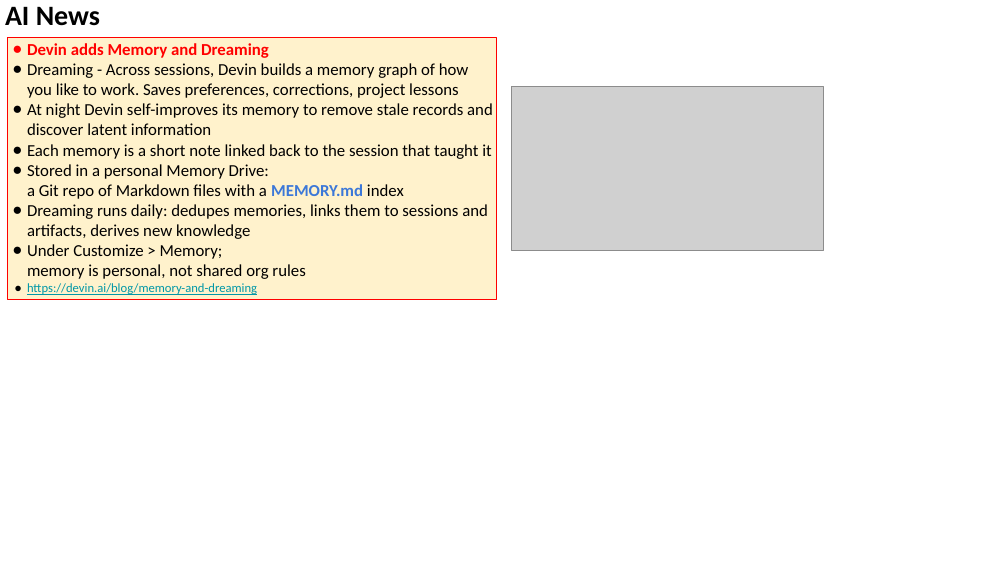
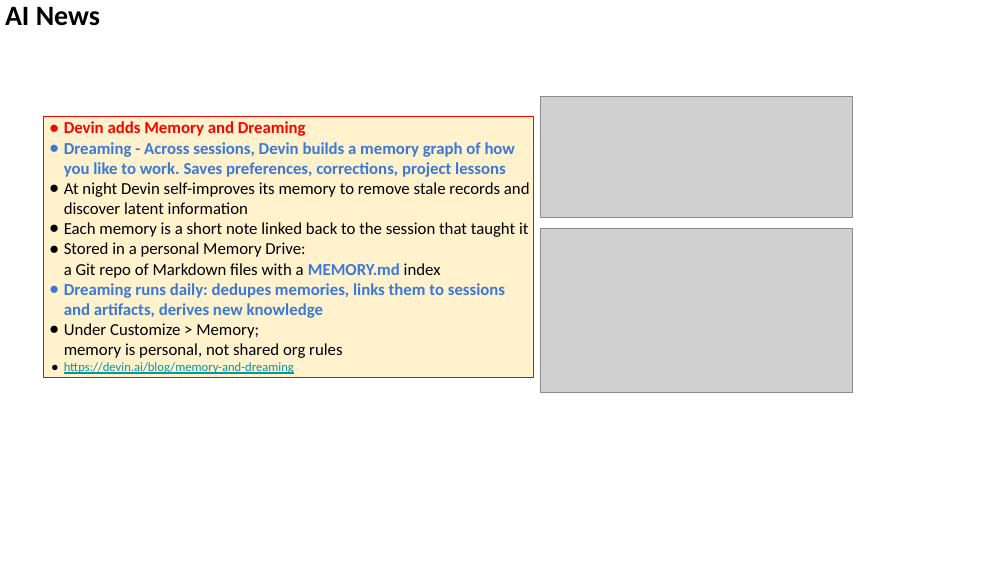
Before and after one commit to lselector/seminar, a slide deck: slide 24 of 2026/2026-10-09-AI-News.pptx (slide 22 before the commit). Drawn at 1008x567 pixels with LibreOffice and Linux fonts; fonts in the diff are those of the drawing; grey boxes stand for pictures. Boxes give left, top, right and bottom in pixels: in the first picture for what was removed or moved away, otherwise in the second. Text is boxed around its words. In the diff, an @@ line names an element or a change of style, - is before the commit and + after.

```diff
--- a/2026/2026-10-09-AI-News.pptx
+++ b/2026/2026-10-09-AI-News.pptx
@@ rectangle "Devin adds Memory and Dreaming": place and size @@
-rectangle "Devin adds Memory and Dreaming" at [7, 37, 497, 299]
+rectangle "Devin adds Memory and Dreaming" at [44, 116, 534, 378]
@@ picture added at [540, 97, 852, 218] @@
@@ text in rectangle at [64, 142, 515, 318]: text colour #000000 to #3C78D8, bold on in "Dreaming - Across sessions, Devin builds a ...", "Dreaming runs daily: dedupes memories, links them ..."; bullet colour #000000 to #3C78D8 @@
@@ picture: place and size @@
-picture at [511, 87, 823, 250]
+picture at [540, 229, 852, 392]
```
Also in this commit, not shown: 18 other slides changed, 3 slides added, 5 slides removed.
